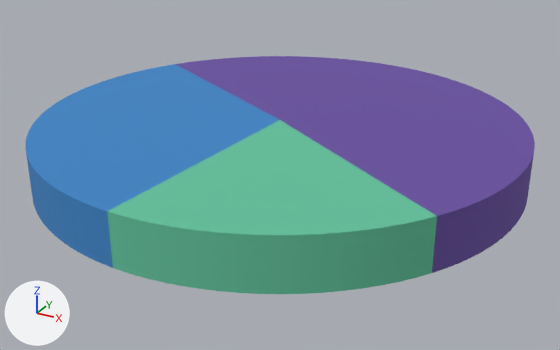
What one commit did to the glTF model assets/Graph/Graph.gltf.
Rendered twice from a camera (50 mm lens) standing at (1.473, -2.717, 1.182) and looking at (0.049, -0.128, -0.113). Arrows for +X, +Y and +Z are at lower left; the lights stay in place. The picture after the commit comes second. Where no turn or scale is listed for an object, it has been applied to the vertices.

Script lines for the objects in view, before the commit:
```python
me_cylinder = bpy.data.meshes.new('Cylinder')
me_cylinder.from_pydata(...)  # 202 vertices, 400 faces; spans x -0.98..1.02, y -1.08..0.92, z -1.08..0.92
# faces by material slot: [128, 68, 204]
me_cylinder.materials.append(mat_blue)  # blue #3d85c6
me_cylinder.materials.append(mat_green)  # green #63c29d
me_cylinder.materials.append(mat_7677c)  # purple #6950a1
ob_cylinder = bpy.data.objects.new('Cylinder', me_cylinder)
ob_cylinder.location = (0.0, 0.0, 0.0)
ob_cylinder.rotation_euler = (0.0, 0.0, 3.142)  # degrees (0, 0, 180)
ob_cylinder.scale = (-1.0, -1.0, -0.101)
```
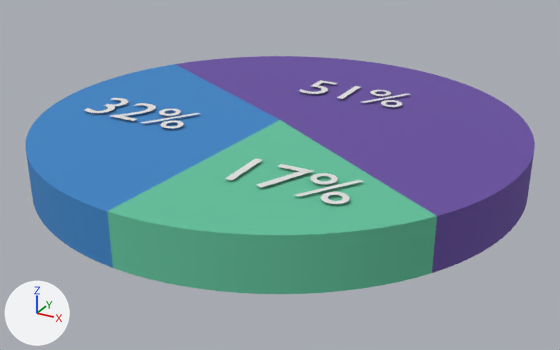
Boxes (x1, y1, x2, y2) around the edits, measured in the pictures (560 x 350 px):
'17 GREEN', added
    after: (225, 158, 363, 204)
'32 BLUE', added
    after: (85, 98, 200, 128)
'51 VIOLET', added
    after: (299, 80, 410, 107)

The edits, one by one:
Mesh me_17_green_001 is new.
It has 278 vertices, 272 faces and spans x 0.015..0.497, y -0.003..0.207, z 0.0.
Mesh me_32 is new.
It has 432 vertices, 426 faces and spans x 0.019..0.497, y -0.003..0.207, z 0.0.
Mesh me_17_green is new.
It has 206 vertices, 200 faces and spans x 0.061..0.497, y -0.003..0.207, z 0.0.
Object '51 VIOLET' (ob_51_violet) is new; it shows me_17_green_001.
Its location is (-0.095, 0.267, 0.12).
Object '32 BLUE' (ob_32_blue) is new; it shows me_32.
Its location is (-0.766, -0.403, 0.12).
Object '17 GREEN' (ob_17_green) is new; it shows me_17_green.
Its location is (0.096, -0.71, 0.12).
